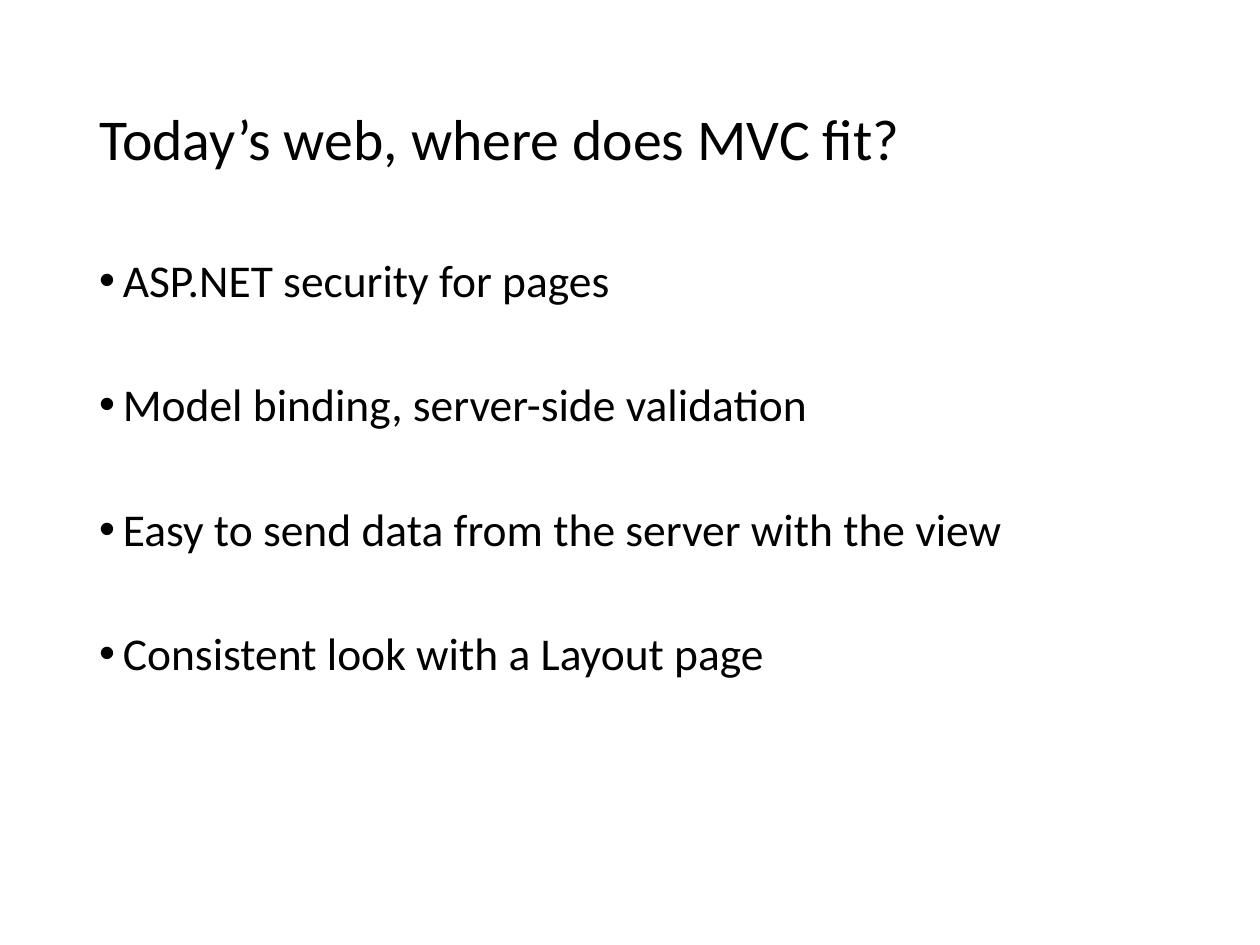
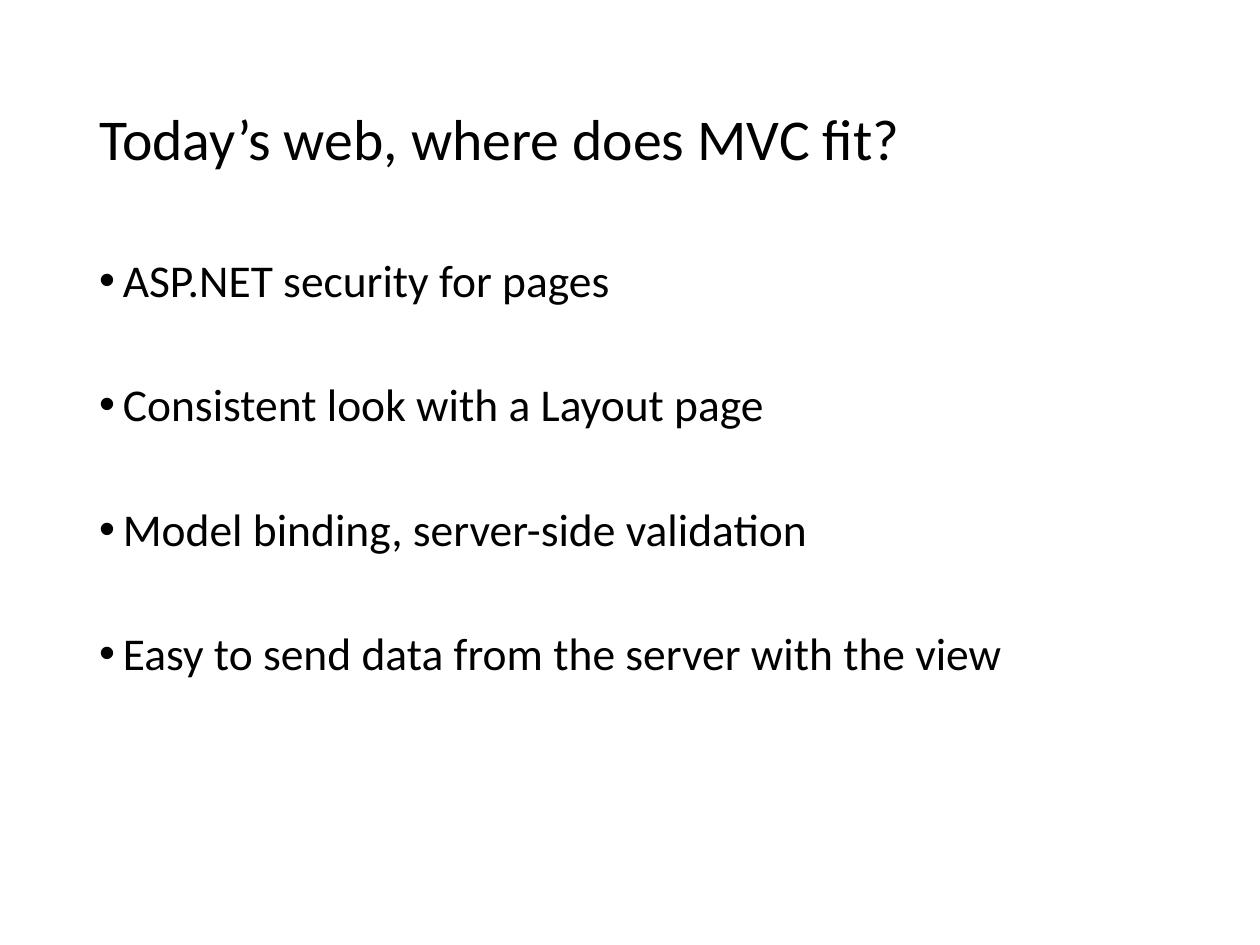
Before and after one commit to VolareSoftware/Presentations, a slide deck: slide 32 of Introduction to ASP.NET MVC - Denver Dev Days/Introduction to ASP.NET MVC.pptx. Drawn at 1260x945 pixels with LibreOffice and Linux fonts; fonts in the diff are those of the drawing. Boxes give left, top, right and bottom in pixels: in the first picture for what was removed or moved away, otherwise in the second. Text is boxed around its words. In the diff, an @@ line names an element or a change of style, - is before the commit and + after.

```diff
--- a/Introduction to ASP.NET MVC - Denver Dev Days/Introduction to ASP.NET MVC.pptx
+++ b/Introduction to ASP.NET MVC - Denver Dev Days/Introduction to ASP.NET MVC.pptx
@@ text at (x1=123, y1=389, x2=763, y2=429): paragraph added @@
+• Consistent look with a Layout page
@@ text at (x1=123, y1=638, x2=763, y2=678): paragraph removed @@
-• Consistent look with a Layout page
```
Also in this commit, not shown: 4 other files.
